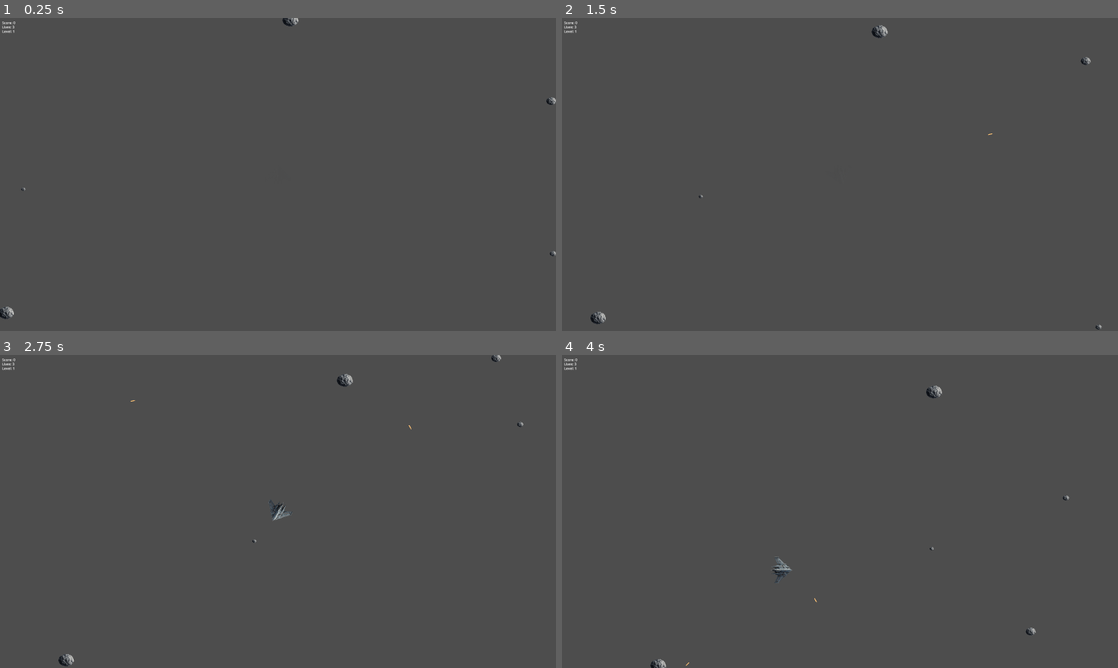
Above: before the commit, frames 1-4 (two rows, left to right).
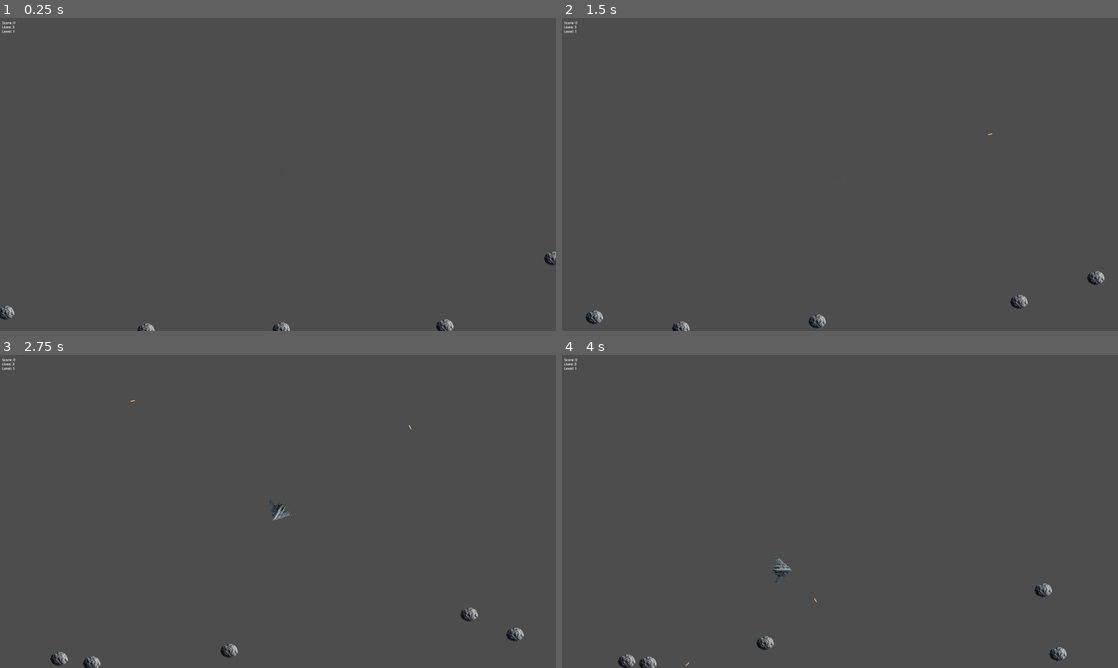
Above: after the commit, the same moments.

Repository: Soren8/space-shooter
Game: Godot game, scene res://main.tscn
Same seed, same stepped clock (60 frames per second), same inputs: the game is played once before the commit and once after it.
Inputs:
- Up to frame 1 (0.25 s): no input
- Up to frame 2 (1.5 s): hold Right (ui_right) 0.53-1.28 s; tap Space (ui_select) at 0.77 s; hold Left (ui_left) from 1.28 s (still down)
- Up to frame 3 (2.75 s): tap Space (ui_select) at 1.52 s; release Left (ui_left) at 2.03 s; hold Right (ui_right) from 2.03 s (still down)
- Up to frame 4 (4 s): release Right (ui_right) at 2.78 s; hold Up (ui_up) 2.78-3.53 s; tap Space (ui_select) at 3.02, 3.77 s; hold Left (ui_left) from 3.53 s (still down)

The runs differ from the first frame. In frame 1, 0.4% of the frame differs, in the area x 0-100%, y 0-100%; in frame 2, 0.5%; in frame 3, 0.6%, in the area x 9-95%, y 0-100%; in frame 4, 0.6%.

Commit message:
fix smaller asteroid spawning location

Diff:
--- a/main.gd
+++ b/main.gd
@@ -68,10 +68,6 @@
         var angle = randf() * PI * 2
         asteroid.velocity = Vector2(cos(angle), sin(angle)) * asteroid.speed
 
-        # Set asteroid size randomly between 0.2 and 1.0
-        var asteroid_size = randf_range(0.2, 1.0)
-        asteroid.set_size(asteroid_size)
-
         # Connect asteroid to its signals
         asteroid.connect("asteroid_destroyed", Callable(self, "_on_Asteroid_destroyed"))
         asteroid.connect("player_hit", Callable(self, "_on_Player_hit"))
@@ -84,12 +80,11 @@
     hud_node.get_node("LevelLabel").text = "Level: %d" % level
 
 # ---- Asteroid Destroyed Signal Handler ----
-func _on_Asteroid_destroyed(size: float):
+func _on_Asteroid_destroyed(size: float, parent_position: Vector2):
     score += 10 * size
-    print("Score updated to:", score)  # Debug statement
     var new_size = size - 1
     if new_size > 0:
-        spawn_smaller_asteroids(new_size)
+        spawn_smaller_asteroids(new_size, parent_position)
 
 # ---- Player Hit Signal Handler ----
 func _on_Player_hit():
@@ -101,12 +96,12 @@
         player_instance.respawn()
 
 # ---- Spawn Smaller Asteroids Function ----
-func spawn_smaller_asteroids(new_size: float):
+func spawn_smaller_asteroids(new_size: float, parent_position: Vector2):
     var screen_size = get_viewport().size
     for i in range(2):  # Spawn two smaller asteroids
         var asteroid = AsteroidScene.instantiate()
         asteroids_node.add_child(asteroid)
-        asteroid.position = player_instance.position  # Or choose appropriate position
+        asteroid.position = parent_position  # Set to parent asteroid's position
         asteroid.set_size(new_size)
 
         # Assign random movement direction
